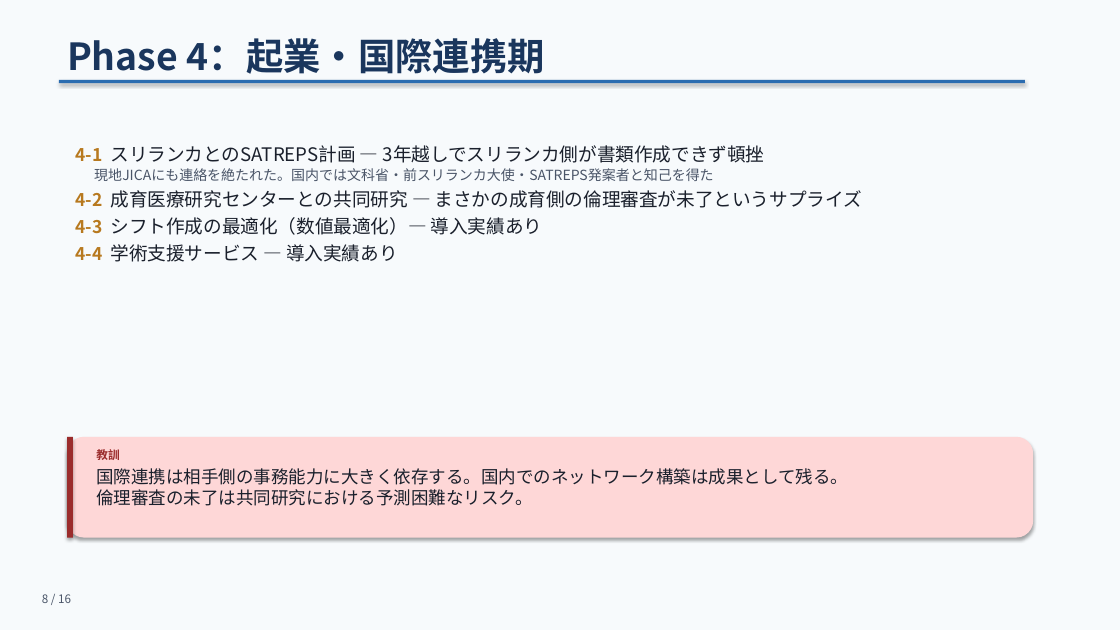
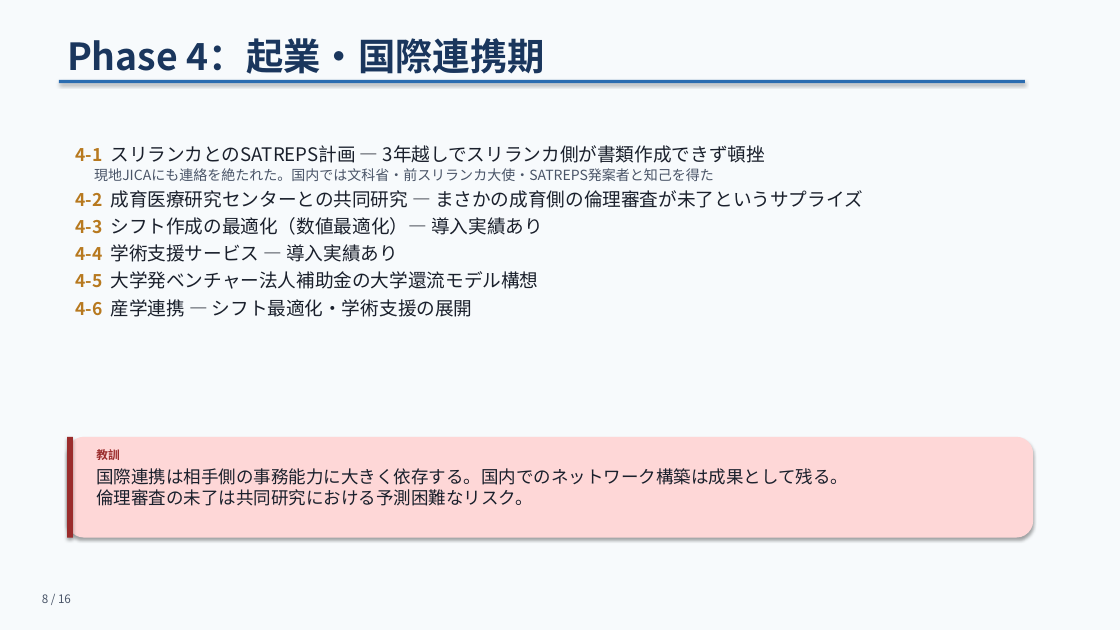
Before and after one commit to bougtoir/heat-accidents-mortality, a slide deck: slide 8 of meeting-slides/meeting_slides.pptx. Drawn at 1120x630 pixels with LibreOffice and Linux fonts; fonts in the diff are those of the drawing. Boxes give left, top, right and bottom in pixels: in the first picture for what was removed or moved away, otherwise in the second. Text is boxed around its words. In the diff, an @@ line names an element or a change of style, - is before the commit and + after.

```diff
--- a/meeting-slides/meeting_slides.pptx
+++ b/meeting-slides/meeting_slides.pptx
@@ text at (x1=75, y1=271, x2=538, y2=317): paragraphs added @@
+4-5 大学発ベンチャー法人補助金の大学還流モデル構想
+4-6 産学連携 — シフト最適化・学術支援の展開
```
Also in this commit, not shown: 3 other slides changed, 2 other files.
